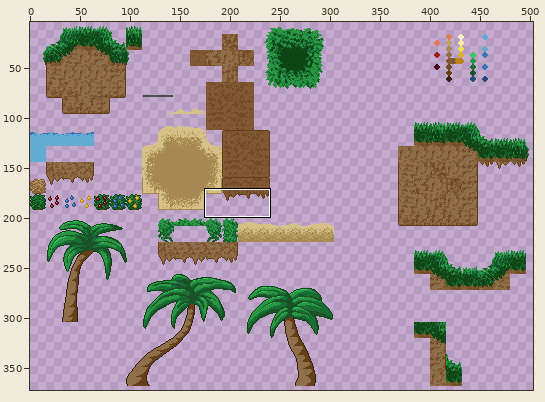
Sprite sheet, stored at assets/tilesets/Tilemap_Set.png. Above: a wide view before the commit, with the close-up outlined.
Close-up. As it was:
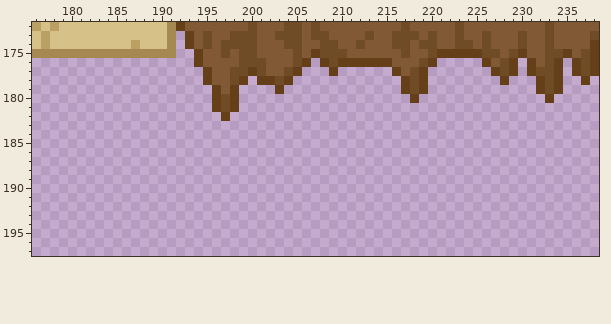
The file is 512x512 pixels. Shown: x 176..238, y 172..197. The wide view leaves out empty margins. The commit also changed other parts of the picture, which this record leaves out.
The result:
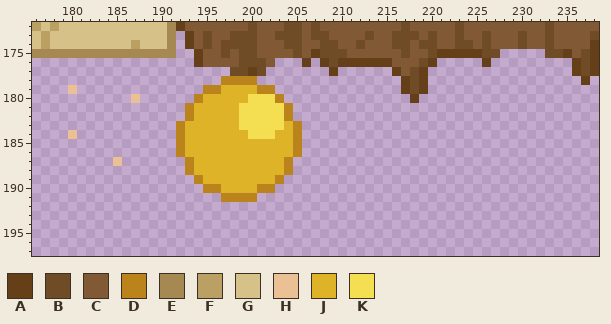
Palette (. is transparent): A #653f18  B #6f4b26  C #815934  D #ba831c  E #a68853  F #baa063  G #d6c189  H #ebc095  J #dfb328  K #f4df52
The exact change:
@@ x 176..238 @@
 174 GFGGGGGGGGGFGGGE.ACBCBBBBCCCBBCCBBCCBCCCBBCBBCCBBCBCCCBCCBCCCCA
-175 EEEEEEEEEEEEEEEE..ACCBCBBCCCCBCABBBCCCCCCBCCBAAAAABBCBACCBBACBA
-176 ..................ACCCCBBBCCCBA.ABAAAAAACCCBA.....ACBA.ACBA.ABA
-177 ...................ACCBBABCCBA...A......ACBA.......ABA.ABBA.ABA
-178 ...................ACCBA.AABA............ABA........A...ABA..A.
-179 ....................ACA....A.............ABA............ABA....
-180 ....................ABA...................A..............A.....
-181 ....................ABA........................................
-182 .....................A.........................................
-183 ...............................................................
-184 ...............................................................
-185 ...............................................................
-186 ...............................................................
-187 ...............................................................
-188 ...............................................................
-189 ...............................................................
-190 ...............................................................
-191 ...............................................................
+175 EEEEEEEEEEEEEEEE..ACCBCBBCCCCBCABBBCCCCCCBCCBAAAAABB.....BBACBA
+176 ..................ACCCCBBBC...A.ABAAAAAACCCBA.....A.........ABA
+177 ......................BBAB.......A......ACBA................ABA
+178 .....................DDDD................ABA.................A.
+179 ....H..............DDJJJJDD..............ABA...................
+180 ...........H......DJJJJJKKKD..............A....................
+181 .................DJJJJJKKKKKD..................................
+182 .................DJJJJJKKKKKD..................................
+183 ................DJJJJJJKKKKKJD.................................
+184 ....H...........DJJJJJJJKKKJJD.................................
+185 ................DJJJJJJJJJJJJD.................................
+186 ................DJJJJJJJJJJJJD.................................
+187 .........H.......DJJJJJJJJJJD..................................
+188 .................DJJJJJJJJJJD..................................
+189 ..................DJJJJJJJJD...................................
+190 ...................DDJJJJDD....................................
+191 .....................DDDD......................................
 192 ...............................................................
Changed places in both close-ups, as pixel boxes (x1, y1, x2, y2):
erased: (491, 49, 563, 103)
changed: (176, 58, 302, 202)
added: (68, 85, 77, 94)
added: (131, 94, 140, 103)
added: (68, 130, 77, 139)
added: (113, 157, 122, 166)
